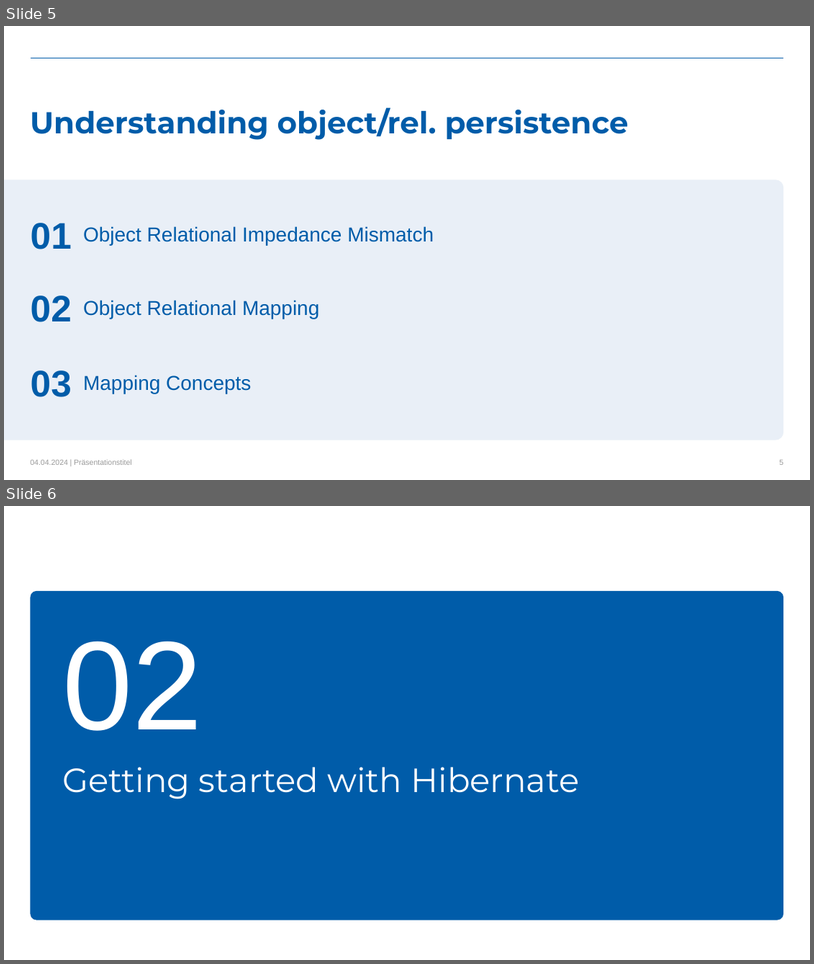
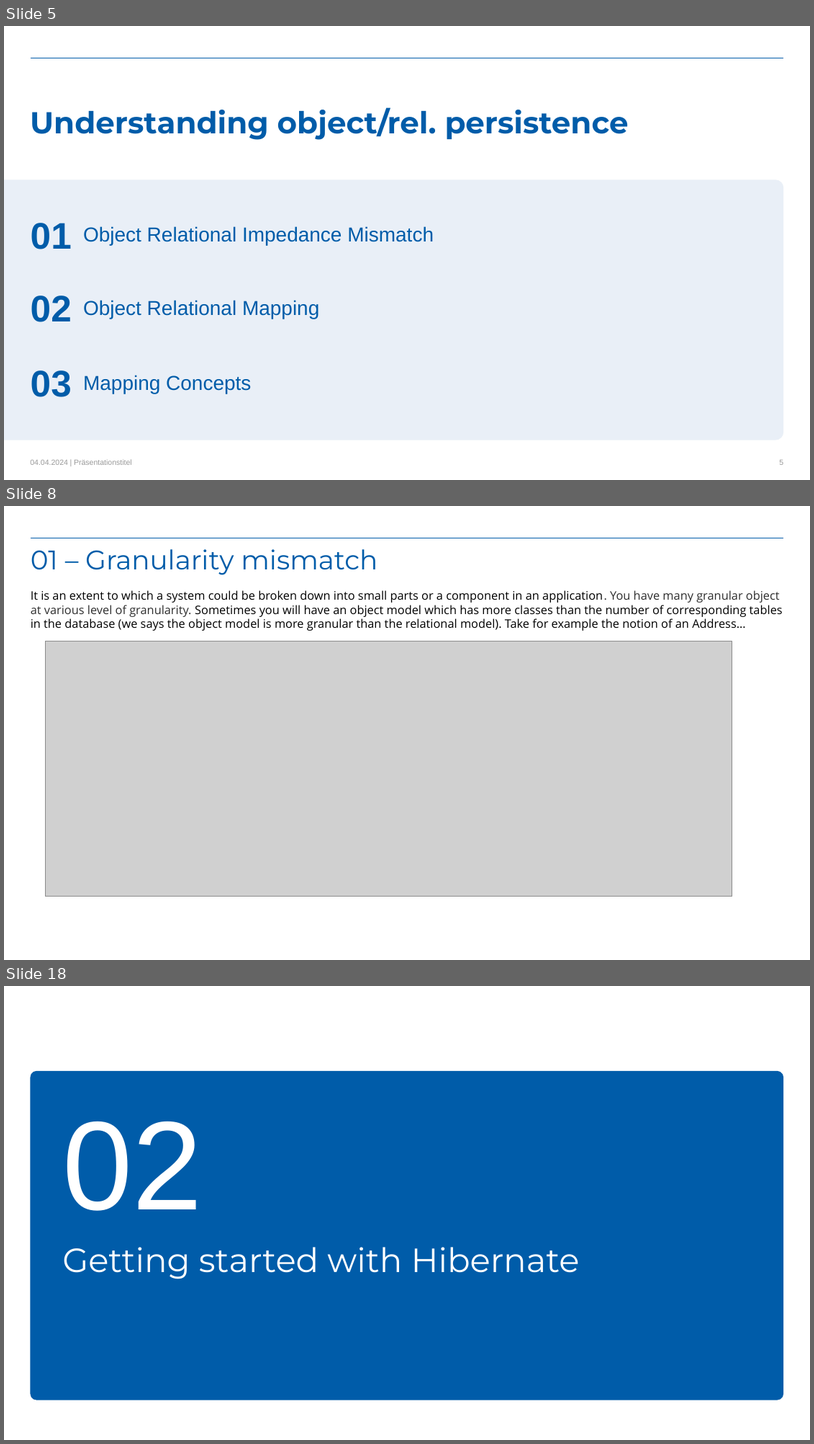
Before and after one commit to kovacivo/hibernate_basics, a slide deck: Hibernate_training-level_basic.pptx. Shown one above the other, each under a label of ours: slides 5 and 6 before the commit, slides 5, 8 and 18 after it; the slides between them are not shown. The pictures are 814x964 and 814x1444 pixels, drawn with LibreOffice and Linux fonts; fonts in the diff are those of the drawing; grey boxes stand for pictures; background and template pictures are left out. Boxes give left, top, right and bottom in pixels: in the first picture for what was removed or moved away, otherwise in the second. Text is boxed around its words. In the diff, an @@ line names an element or a change of style, - is before the commit and + after.

Commit message:
adding new content into ppt

```diff
--- a/Hibernate_training-level_basic.pptx
+++ b/Hibernate_training-level_basic.pptx
@@ slide 8 added at box(4, 506, 810, 960), background #FFFFFF; not listed: 1 template element that a slide beside it also shows @@
@@ title added at box(31, 549, 378, 575), 32 pt, text #005CA9 @@
+01 – Granularity mismatch
@@ text added at box(31, 590, 783, 631), 14 pt, text #000000 @@
+It is an extent to which a system could be broken down into small parts or a component in an application. You have many granular object at various level of granularity. Sometimes you will have an object model which has more classes than the number of corresponding tables in the database (we says the object model is more granular than the relational model). Take for example the notion of an Address…
@@ picture added at box(45, 641, 732, 896) @@
@@ what was slide 6 is now slide 18 @@
```
Also in this commit, not shown: 2 slides changed, 24 other slides added.
